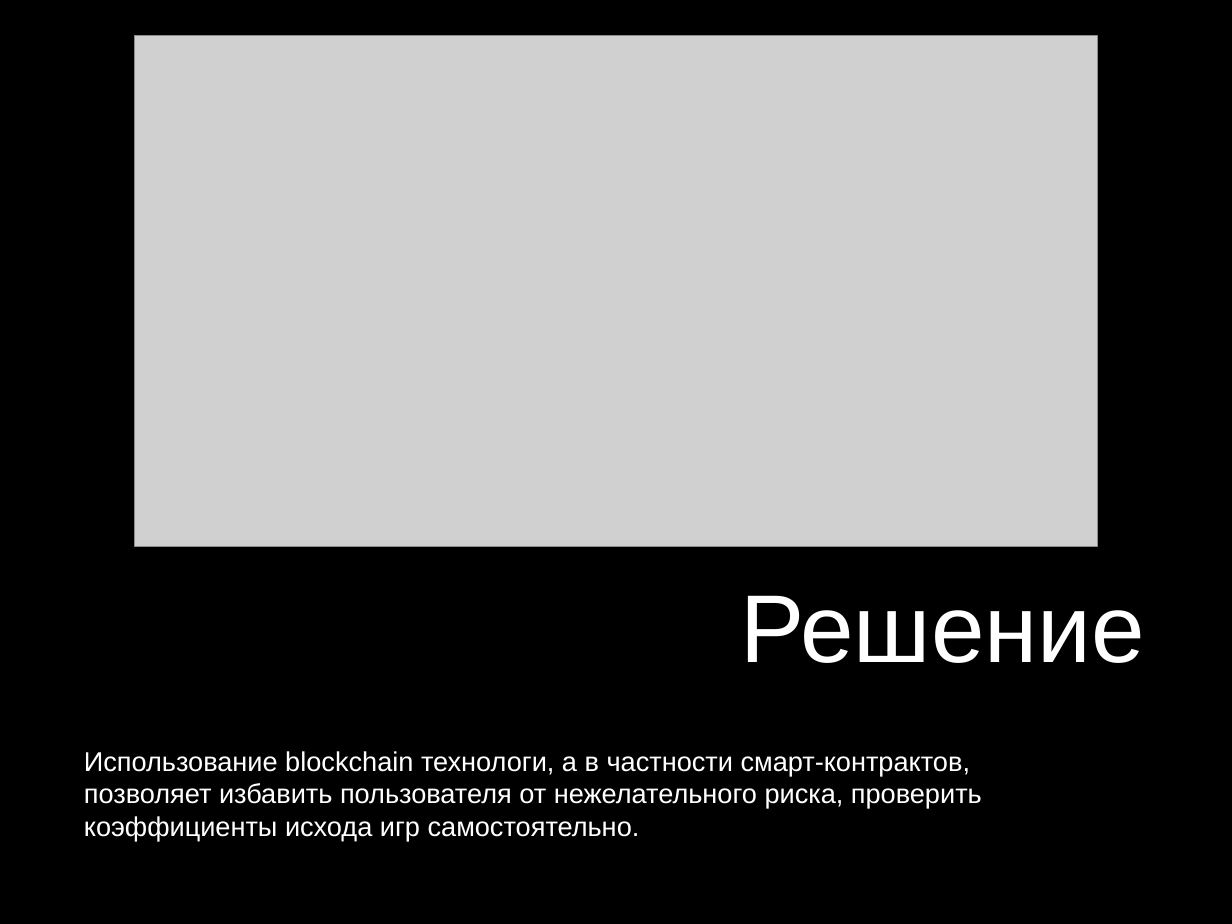
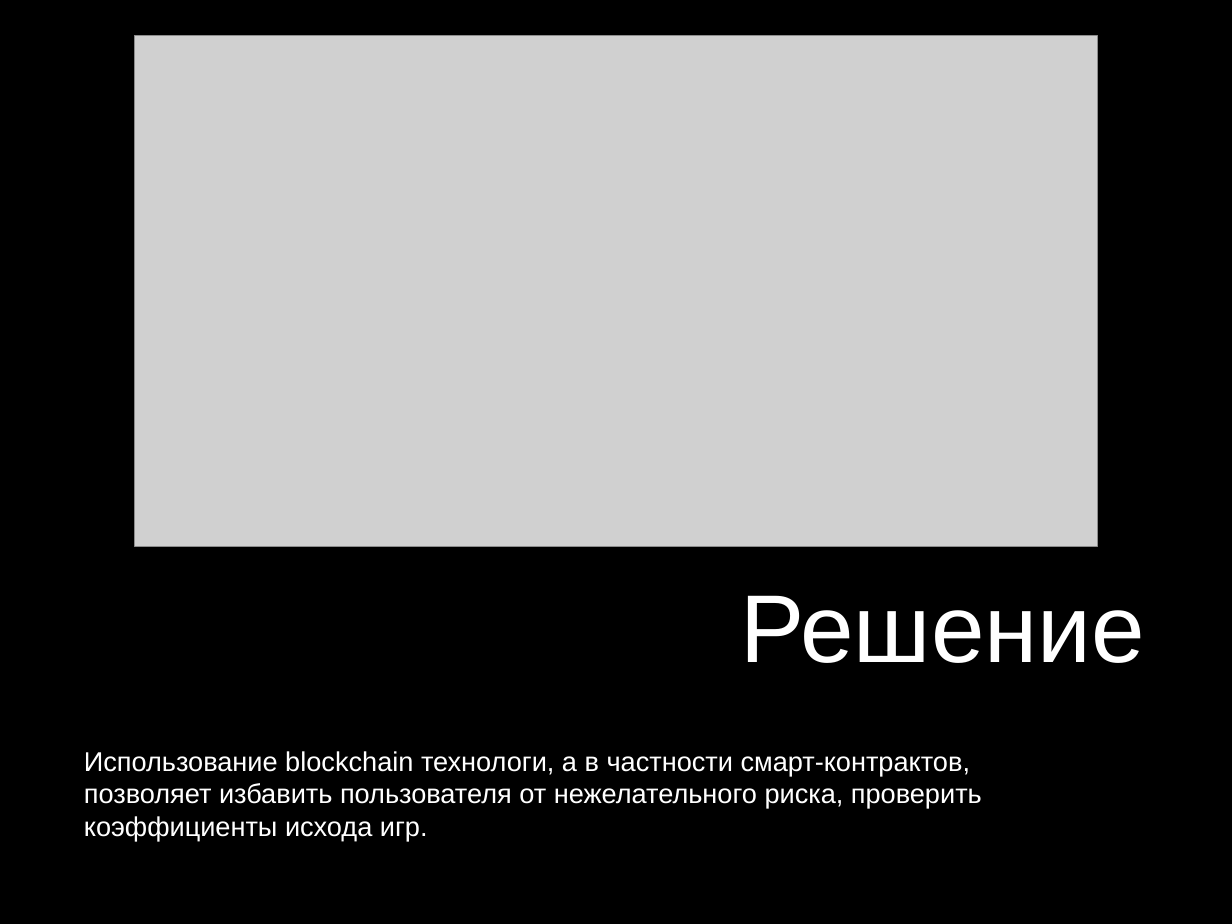
Before and after one commit to padap/hse_smart_contracts, a slide deck: slide 4 of presentation.pptx. Drawn at 1232x924 pixels with LibreOffice and Linux fonts; fonts in the diff are those of the drawing; grey boxes stand for pictures. Boxes give left, top, right and bottom in pixels: in the first picture for what was removed or moved away, otherwise in the second. Text is boxed around its words. In the diff, an @@ line names an element or a change of style, - is before the commit and + after.

```diff
--- a/presentation.pptx
+++ b/presentation.pptx
@@ subtitle at <box>84,751,982,841</box>: text changed @@
-Использование blockchain технологи, а в частности смарт-контрактов, позволяет избавить пользователя от нежелательного риска, проверить коэффициенты исхода игр самостоятельно.
+Использование blockchain технологи, а в частности смарт-контрактов, позволяет избавить пользователя от нежелательного риска, проверить коэффициенты исхода игр.
```
Also in this commit, not shown: 4 other slides changed, 2 slides added, 2 slides removed, 1 other file.
